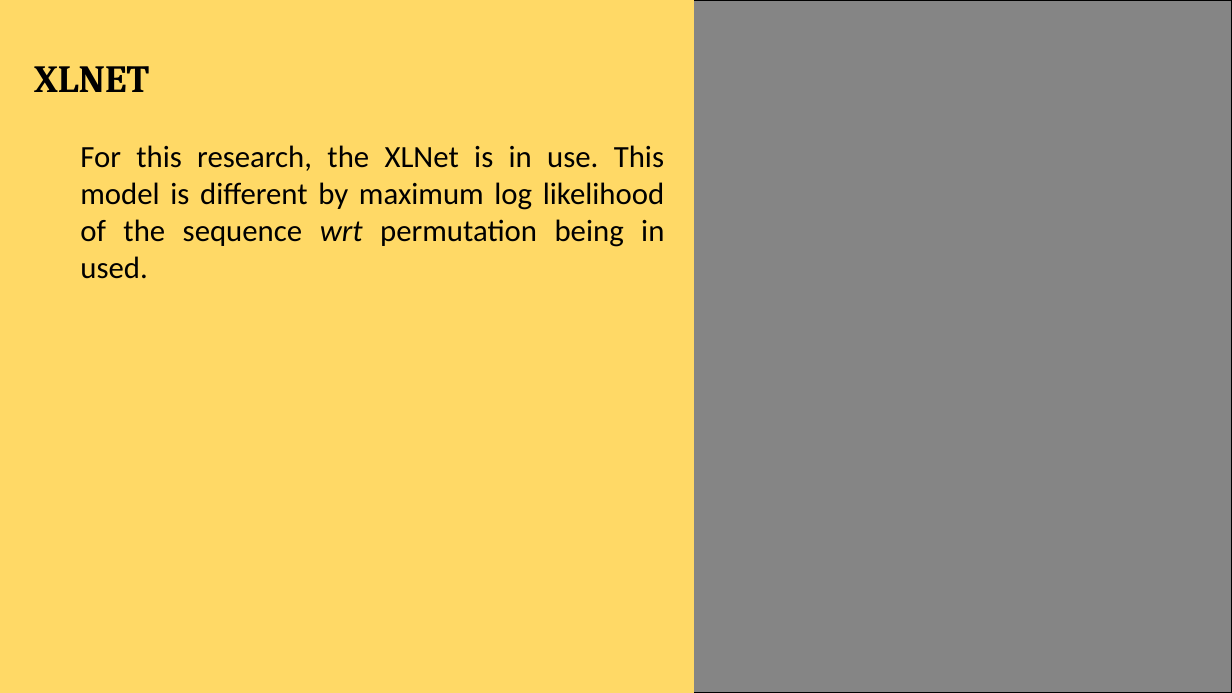
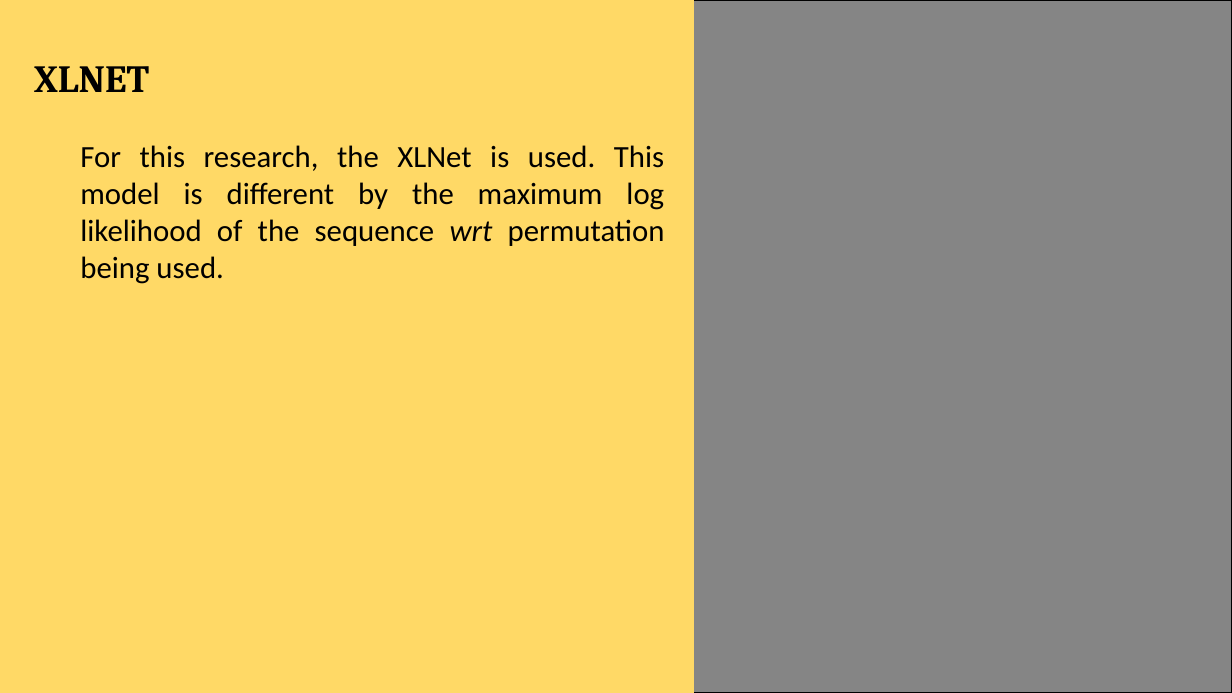
Before and after one commit to jonahwinninghoff/Text-Summarization, a slide deck: slide 8 of Presentation/BigBird.pptx. Drawn at 1232x693 pixels with LibreOffice and Linux fonts; fonts in the diff are those of the drawing; background and template pictures are left out. Boxes give left, top, right and bottom in pixels: in the first picture for what was removed or moved away, otherwise in the second. Text is boxed around its words. In the diff, an @@ line names an element or a change of style, - is before the commit and + after.

```diff
--- a/Presentation/BigBird.pptx
+++ b/Presentation/BigBird.pptx
@@ text at (x1=80, y1=145, x2=665, y2=246): text changed @@
-    For this research, the XLNet is in use. This model is different by maximum log likelihood of the sequence wrt permutation being in used.
+    For this research, the XLNet is used. This model is different by the maximum log likelihood of the sequence wrt permutation being used.
```
Also in this commit, not shown: 8 other slides changed, 1 other file.
